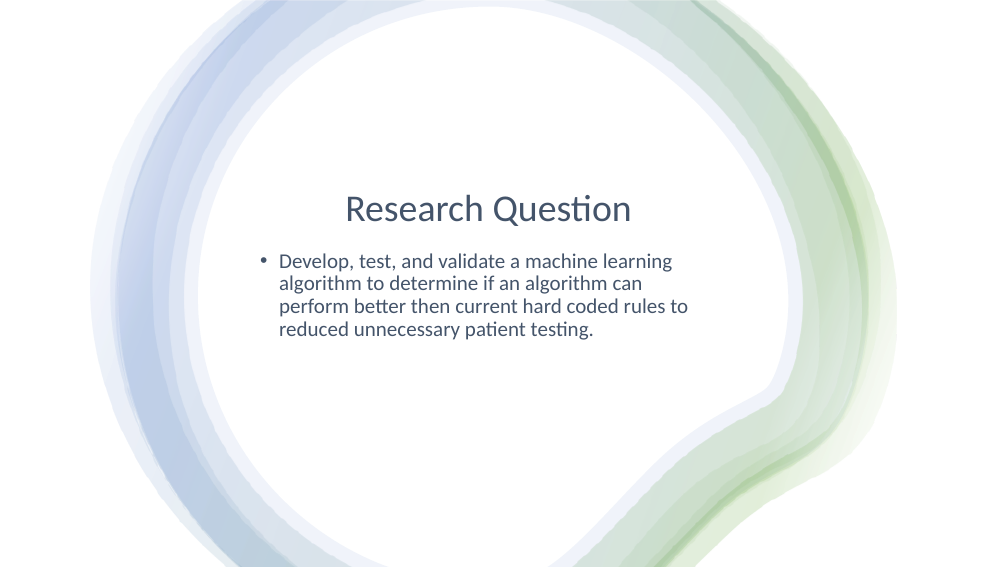
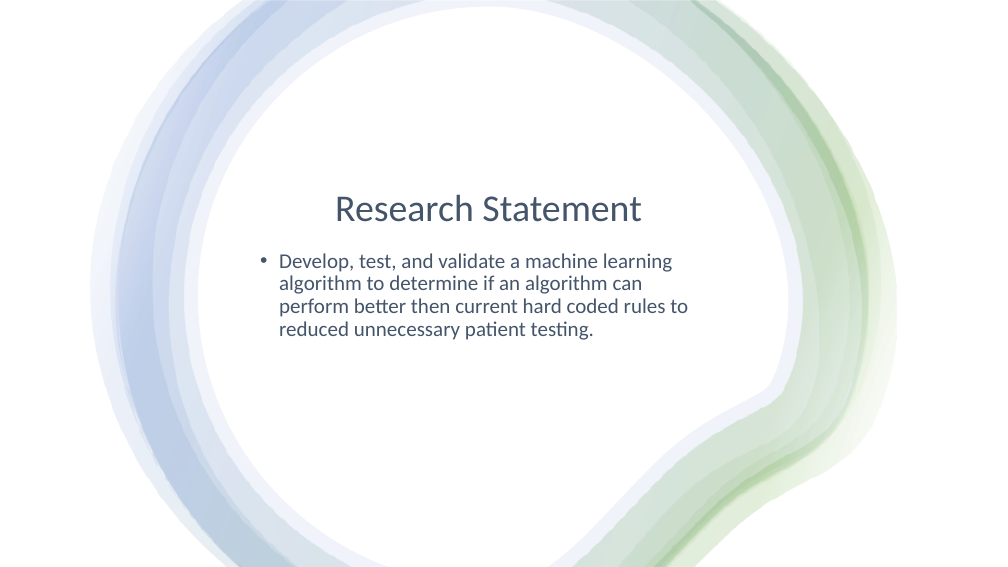
Before and after one commit to mmmmtoasty19/DHSC-Capstone, a slide deck: slide 4 of extras/Machine Learning in the Clinical Laboratory.pptx. Drawn at 1008x567 pixels with LibreOffice and Linux fonts; fonts in the diff are those of the drawing. Boxes give left, top, right and bottom in pixels: in the first picture for what was removed or moved away, otherwise in the second. Text is boxed around its words. In the diff, an @@ line names an element or a change of style, - is before the commit and + after.

```diff
--- a/extras/Machine Learning in the Clinical Laboratory.pptx
+++ b/extras/Machine Learning in the Clinical Laboratory.pptx
@@ title at (335,194,641,222): text changed @@
-Research Question
+Research Statement
```
